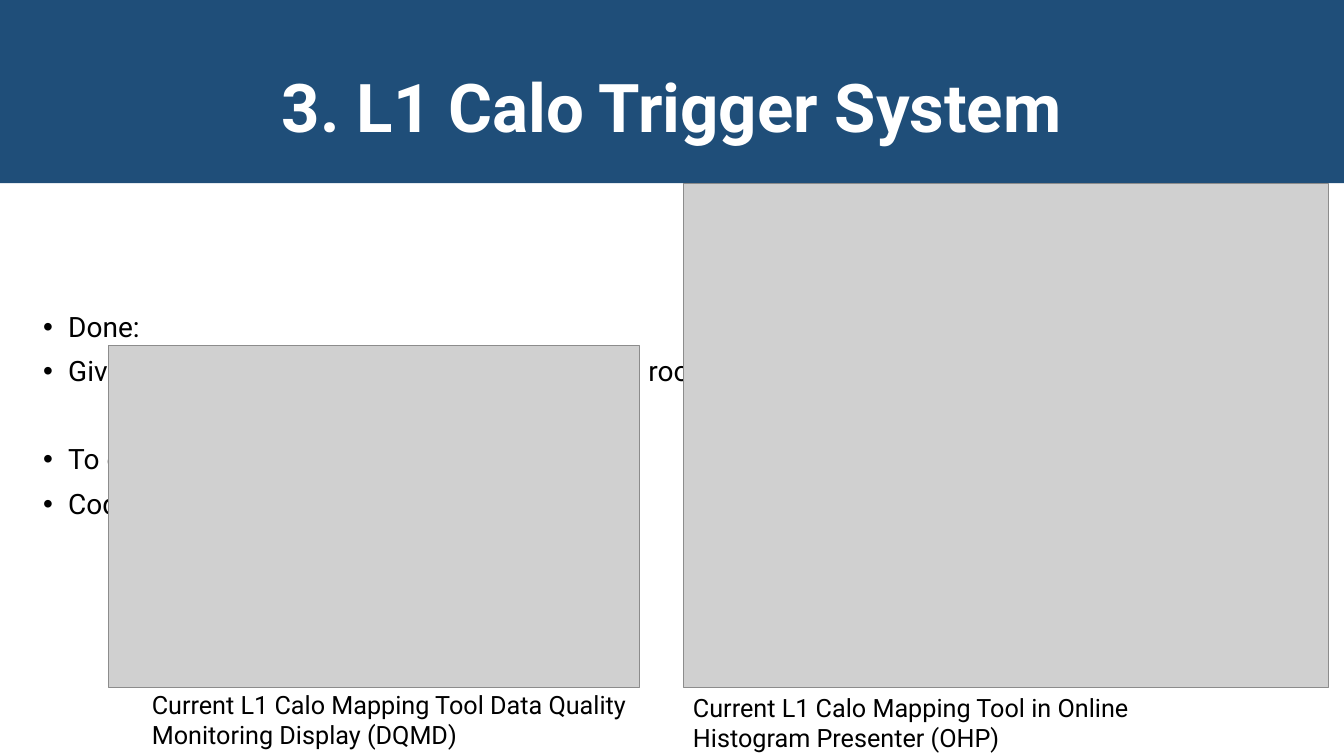
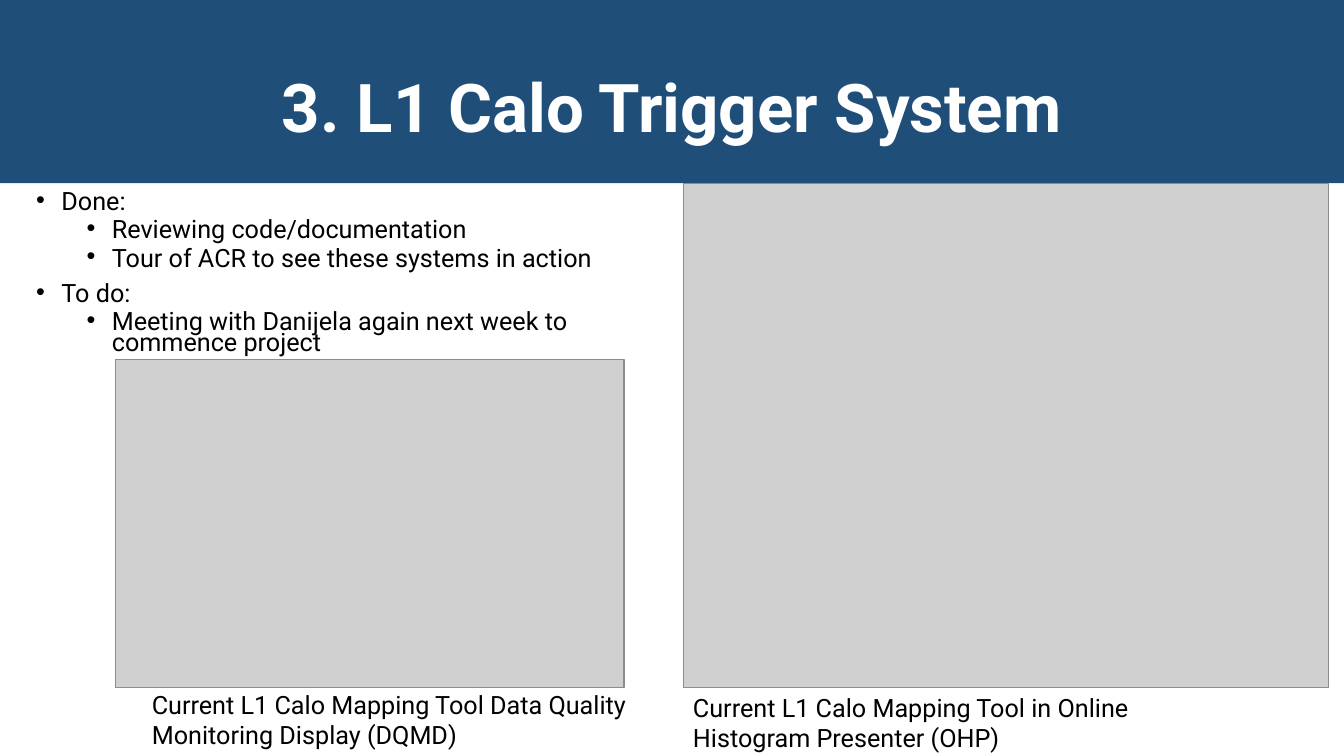
Before and after one commit to JackyMYL/Tile-CIS-group, a slide deck: slide 8 of Chicago Reports/08-15-2022_Jacky&Peter.pptx. Drawn at 1344x756 pixels with LibreOffice and Linux fonts; fonts in the diff are those of the drawing; grey boxes stand for pictures. Boxes give left, top, right and bottom in pixels: in the first picture for what was removed or moved away, otherwise in the second. Text is boxed around its words. In the diff, an @@ line names an element or a change of style, - is before the commit and + after.

Commit message:
Changes to picture slides, maintenance

```diff
--- a/Chicago Reports/08-15-2022_Jacky&Peter.pptx
+++ b/Chicago Reports/08-15-2022_Jacky&Peter.pptx
@@ text "Done:" moved from (x1=68, y1=317, x2=714, y2=521) to (x1=61, y1=192, x2=592, y2=357) @@
@@ text at (x1=61, y1=192, x2=131, y2=303): size 20 to 18 pt in "Done:", "To do:"; line spacing 0.9 to 0.7 @@
@@ text at (x1=112, y1=219, x2=592, y2=273): text changed; size 20 to 18 pt @@
-• Given overview of system and a tour in control room
+  • Reviewing code/documentation
+  • Tour of ACR to see these systems in action
@@ text at (x1=112, y1=311, x2=567, y2=357): text changed; size 20 to 18 pt @@
-• Codes review?
+  • Meeting with Danijela again next week to commence project
@@ picture resized from (x1=108, y1=345, x2=639, y2=687) to (x1=116, y1=360, x2=624, y2=688) @@
```
Also in this commit, not shown: 4 other slides changed.
